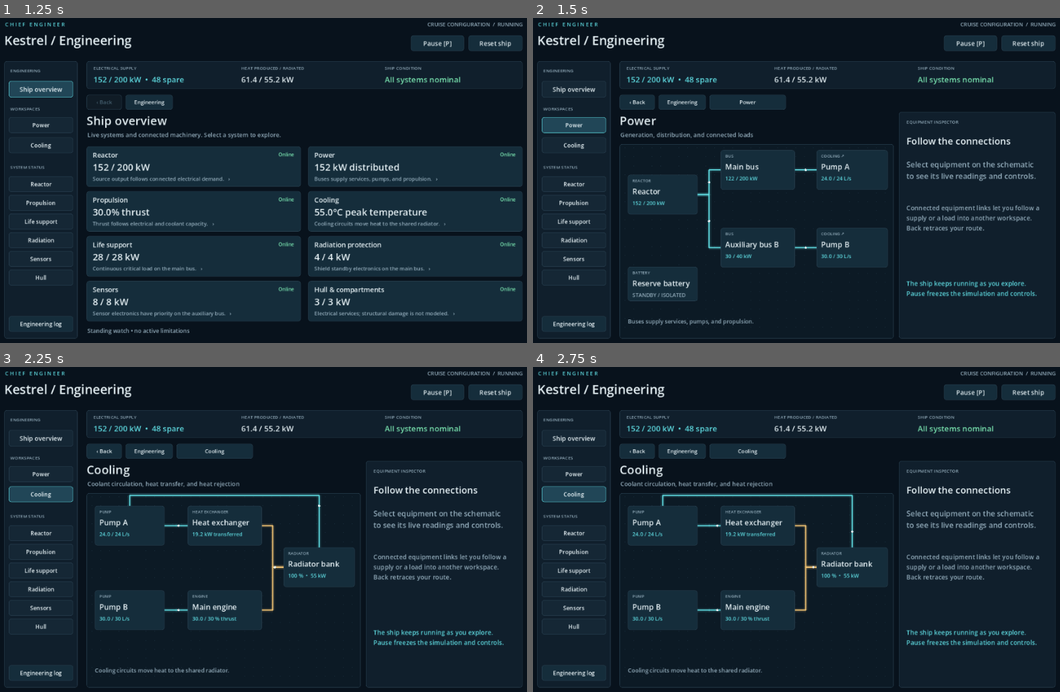
Above: before the commit, frames 1-4 (two rows, left to right).
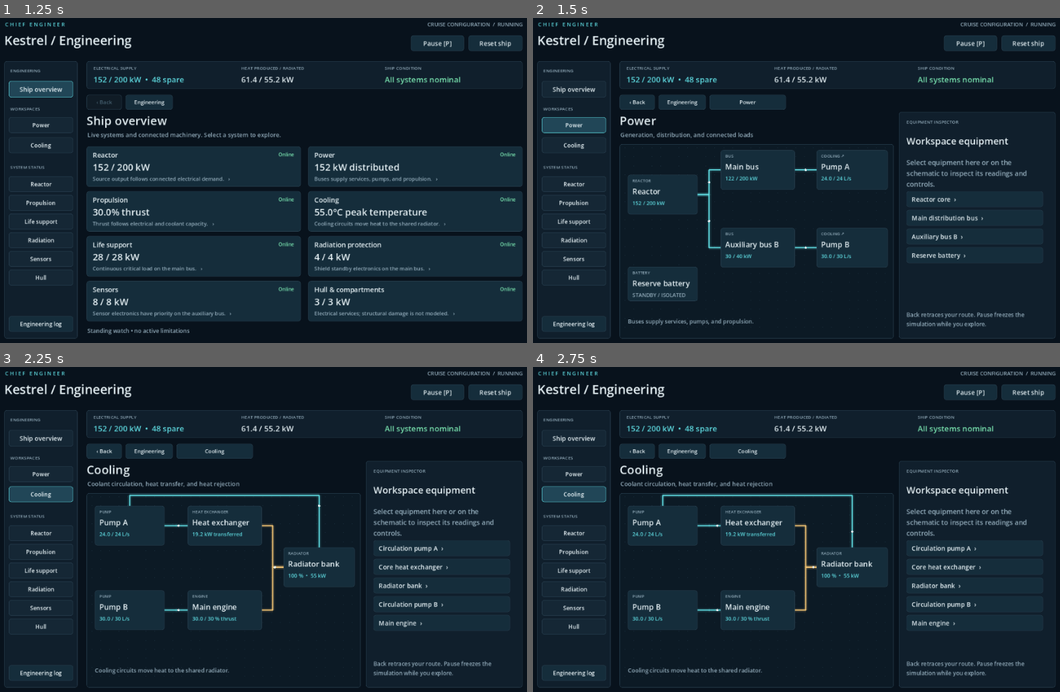
Above: after the commit, the same moments.

Repository: richpsharp/chief-engineer
Game: Godot game, scene res://scenes/main.tscn
Same seed, same stepped clock (60 frames per second), same inputs: the game is played once before the commit and once after it.
Inputs:
- Up to frame 1 (1.25 s): click "Ship overview" at 0.5 s
- Up to frame 2 (1.5 s): click "Power" at 1.25 s
- Up to frame 3 (2.25 s): click "Cooling" at 2 s
- Up to frame 4 (2.75 s): no input

Frame 1 is identical in both runs. In frame 2, 2.7% of the frame differs, in the area x 70-97%, y 36-96%; in frame 3, 2.8%; in frame 4, 2.8%.

Commit message:
Fix control metadata validation and workspace equipment access

Diff:
--- a/scripts/definitions/ship_definition.gd
+++ b/scripts/definitions/ship_definition.gd
@@ -244,6 +244,9 @@
 		control_ids[key] = true
 		if key not in supported_controls[item.definition.kind]:
 			errors.append("Unsupported behavior control: %s:%s" % [item.id, key])
+		var label = control.get("label")
+		if not label is String or label.strip_edges().is_empty():
+			errors.append("Control requires a nonempty string label: %s:%s" % [item.id, key])
 		var control_kind: String = str(control.get("kind", "number"))
 		if (key == "closed" and control_kind != "toggle") or (key != "closed" and control_kind not in ["number", "numeric"]):
 			errors.append("Control value kind does not match behavior: %s:%s" % [item.id, key])
--- a/scripts/main.gd
+++ b/scripts/main.gd
@@ -20,6 +20,7 @@
 var nav_buttons: Dictionary = {}
 var overview_buttons: Dictionary = {}
 var equipment_buttons: Dictionary = {}
+var equipment_list_buttons: Dictionary = {}
 var dependency_buttons: Array[Button] = []
 var overview_labels: Dictionary = {}
 var equipment_labels: Dictionary = {}
@@ -247,6 +248,7 @@
 	overview_buttons.clear()
 	overview_labels.clear()
 	equipment_buttons.clear()
+	equipment_list_buttons.clear()
 	equipment_labels.clear()
 	dependency_buttons.clear()
 	reading_rows.clear()
@@ -331,10 +333,30 @@
 	_panel(Rect2(990, 264, 418, 606), workspace_layer)
 	if selected_equipment == "":
 		_label("EQUIPMENT INSPECTOR", Rect2(1010, 282, 370, 25), 12, MUTED, workspace_layer)
-		_label("Follow the connections", Rect2(1010, 324, 370, 45), 25, TEXT, workspace_layer)
-		_label("Select equipment on the schematic to see its live readings and controls.", Rect2(1010, 390, 365, 85), 20, MUTED, workspace_layer, true)
-		_label("Connected equipment links let you follow a supply or a load into another workspace. Back retraces your route.", Rect2(1010, 508, 365, 123), 17, MUTED, workspace_layer, true)
-		_label("The ship keeps running as you explore. Pause freezes the simulation and controls.", Rect2(1010, 710, 365, 110), 17, CYAN, workspace_layer, true)
+		_label("Workspace equipment", Rect2(1010, 324, 370, 45), 25, TEXT, workspace_layer)
+		_label("Select equipment here or on the schematic to inspect its readings and controls.", Rect2(1010, 386, 365, 72), 18, MUTED, workspace_layer, true)
+		var equipment_scroll := ScrollContainer.new()
+		equipment_scroll.horizontal_scroll_mode = ScrollContainer.SCROLL_MODE_DISABLED
+		equipment_scroll.follow_focus = true
+		_place(equipment_scroll, Rect2(1010, 476, 365, 300), workspace_layer)
+		var equipment_column := VBoxContainer.new()
+		equipment_column.size_flags_horizontal = Control.SIZE_EXPAND_FILL
+		equipment_column.add_theme_constant_override("separation", 8)
+		equipment_scroll.add_child(equipment_column)
+		for id in ship.definition.view(current_system).get("members", []):
+			var member = ship.definition.component(id)
+			if member == null or not member.inspectable or equipment_list_buttons.has(id):
+				continue
+			var button := _new_button(member.display_name + "  ›", navigate.bind(current_system, str(id)))
+			button.alignment = HORIZONTAL_ALIGNMENT_LEFT
+			button.clip_text = true
+			button.tooltip_text = member.display_name
+			button.custom_minimum_size.y = 42
+			equipment_column.add_child(button)
+			equipment_list_buttons[id] = button
+		if equipment_list_buttons.is_empty():
+			equipment_column.add_child(_text("No inspectable equipment in this workspace.", 16, MUTED, true))
+		_label("Back retraces your route. Pause freezes the simulation while you explore.", Rect2(1010, 795, 365, 60), 15, MUTED, workspace_layer, true)
 		return
 	var scroll := ScrollContainer.new()
 	scroll.horizontal_scroll_mode = ScrollContainer.SCROLL_MODE_DISABLED
--- a/tests/test_control_validation.gd
+++ b/tests/test_control_validation.gd
@@ -1,5 +1,5 @@
 extends SceneTree
-## Authored operating ranges must not permit negative physical outputs.
+## Authored controls must have usable labels and safe operating ranges.
 
 const Simulation = preload("res://scripts/ship_simulation.gd")
 const Fixtures = preload("res://tests/ship_fixtures.gd")
@@ -15,6 +15,7 @@
 	_test_negative_operating_ranges()
 	_test_zero_operating_settings()
 	_test_negative_temperatures()
+	_test_control_labels()
 	print("%s: %d control-validation checks (%d failures)." % ["PASS" if failures == 0 else "FAIL", checks, failures])
 	quit(0 if failures == 0 else 1)
 
@@ -60,6 +61,37 @@
 		"Range validation preserves a negative initial temperature without clamping it.")
 
 
+func _test_control_labels() -> void:
+	for entry in [["reactor", "limit", 100.0], ["main_bus", "closed", true]]:
+		for invalid_label in [null, "", " \t\n", 17]:
+			var definition = Fixtures.copy_kestrel()
+			var component_id: String = entry[0]
+			var action: String = entry[1]
+			for control in definition.component(component_id).definition.controls:
+				if control.id == action:
+					if invalid_label == null:
+						control.erase("label")
+					else:
+						control["label"] = invalid_label
+			var errors: Array[String] = definition.validate()
+			_check(errors.any(func(error): return error.contains("label") and error.contains(component_id + ":" + action)),
+				"Missing, blank, and non-string labels identify the affected numeric or toggle control.")
+			var ship = Simulation.new(definition)
+			_check(not ship.command(component_id, action, entry[2]).accepted,
+				"Invalid control metadata prevents operating commands before an inspector can use it.")
+			ship.tick(0.1)
+			_check(ship.elapsed == 0.0 and ship.components.is_empty(),
+				"A ship with unusable control labels cannot create or advance machinery.")
+	var definition = Fixtures.copy_kestrel()
+	definition.component("reactor").definition.controls[0]["label"] = "Generator capacity"
+	var ship = Simulation.new(definition)
+	_check(definition.validate().is_empty() and ship.components["reactor"].control("limit").label == "Generator capacity",
+		"A custom nonempty label remains valid and reaches runtime control metadata unchanged.")
+	definition.component("reactor").definition.controls.clear()
+	definition.component("reactor").initial_settings.clear()
+	_check(definition.validate().is_empty(), "Fixed-capacity equipment with no controls does not require control labels.")
+
+
 func _check(condition: bool, description: String) -> void:
 	checks += 1
 	if not condition:
--- a/tests/test_interface.gd
+++ b/tests/test_interface.gd
@@ -138,6 +138,7 @@
 		"The overview retains both the closed radiator and its thermal consequences.")
 	await _capture("radiator-advisory.png")
 	await _test_configuration_diagnostics()
+	await _test_equipment_without_schematic()
 	var invalid_definition = console.ship.definition.duplicate(true)
 	invalid_definition.schema_version = -1
 	var invalid_console = MainScene.instantiate()
@@ -147,6 +148,16 @@
 	await process_frame
 	_check(invalid_console.has_node("ConfigurationError") and not invalid_console.is_processing()
 		and invalid_console.nav_buttons.is_empty(), "An invalid ship shows configuration errors instead of an operating console.")
+	invalid_console.queue_free()
+	var missing_label = Fixtures.copy_kestrel()
+	missing_label.component("reactor").definition.controls[0].erase("label")
+	invalid_console = MainScene.instantiate()
+	invalid_console.ship = console.Simulation.new(missing_label)
+	invalid_console.presenter = console.Presenter.new(invalid_console.ship)
+	root.add_child(invalid_console)
+	await process_frame
+	_check(invalid_console.has_node("ConfigurationError") and invalid_console.get_node("ConfigurationError").text.contains("label")
+		and invalid_console.nav_buttons.is_empty(), "Missing control labels show a configuration error before an inspector can fail.")
 	invalid_console.queue_free()
 
 	print("%s: %d interface checks%s." % ["PASS" if failures == 0 else "FAIL", checks,
@@ -195,6 +206,47 @@
 	await process_frame
 
 
+func _test_equipment_without_schematic() -> void:
+	var definition = Fixtures.copy_kestrel()
+	definition.layouts["power"].nodes.erase("battery")
+	definition.view("power").members.append("life_support")
+	console.hide()
+	var original_console = console
+	console = MainScene.instantiate()
+	console.ship = console.Simulation.new(definition)
+	console.presenter = console.Presenter.new(console.ship)
+	root.add_child(console)
+	console.set_process(false)
+	await process_frame
+	console.navigate("power")
+	var listed = console.get("equipment_list_buttons")
+	var reachable: bool = listed is Dictionary and listed.has("battery")
+	_check(reachable and not console.equipment_buttons.has("battery"),
+		"An isolated battery without schematic placement remains reachable in its workspace equipment list.")
+	if reachable:
+		_check(not listed.has("life_support"), "The equipment list respects non-inspectable service components.")
+		await _capture("equipment-list.png")
+		await _click_at_center(listed["battery"])
+		_check(console.selected_equipment == "battery" and console.inspector_title.text == definition.component("battery").display_name,
+			"A real click in the equipment list opens the isolated battery inspector.")
+		_press(console.back_button)
+		_check(console.selected_equipment == "" and console.equipment_list_buttons.has("battery"), "Back restores the workspace equipment list.")
+		definition.layouts["power"].nodes.clear()
+		console.navigate("overview")
+		console.navigate("power")
+		_check(console.equipment_buttons.is_empty() and console.equipment_list_buttons.size() == 4,
+			"A workspace without any schematic positions still lists all four inspectable members.")
+		_press(console.equipment_list_buttons["reactor"])
+		console.control_slider.value = 150.0
+		_tick(0.1)
+		_check(console.selected_equipment == "reactor" and _setting("reactor", "limit") == 150.0,
+			"Equipment opened from the list retains its working operating controls.")
+	console.queue_free()
+	console = original_console
+	console.show()
+	await process_frame
+
+
 func _check_condition_route(component: String, control: String, value: float) -> void:
 	console.ship.reset()
 	console.ship.command(component, control, value)
Not shown, changed: README.md
Not shown, changed: docs/component-contract.md
